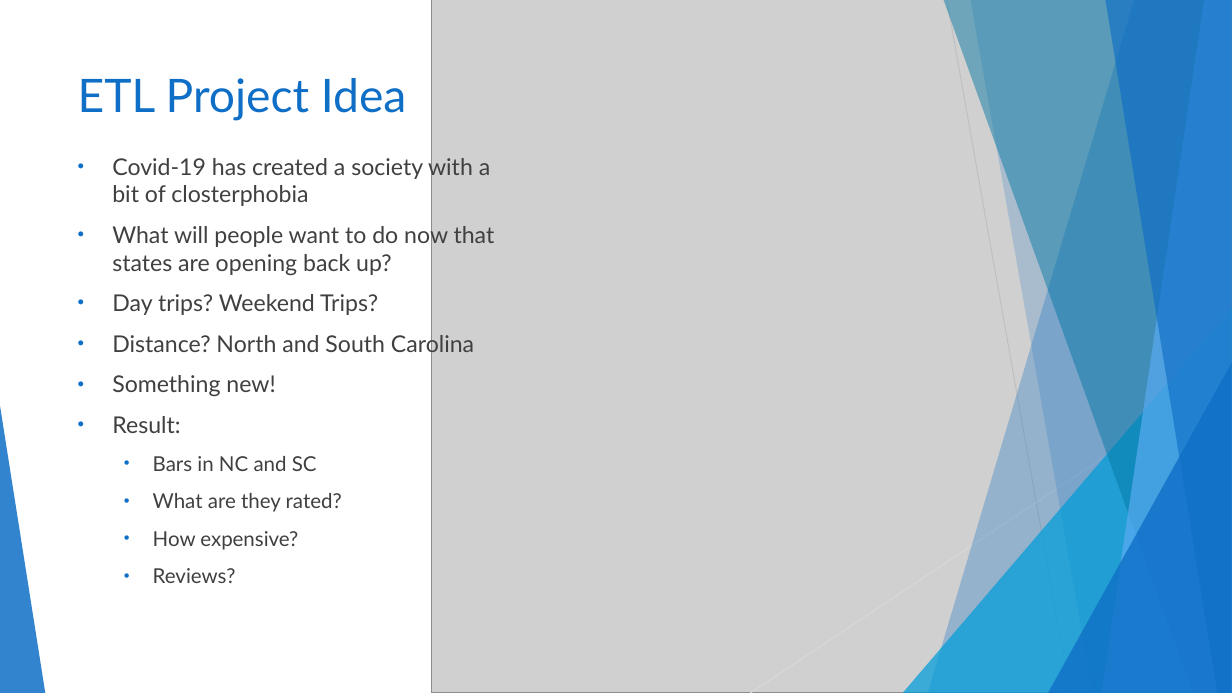
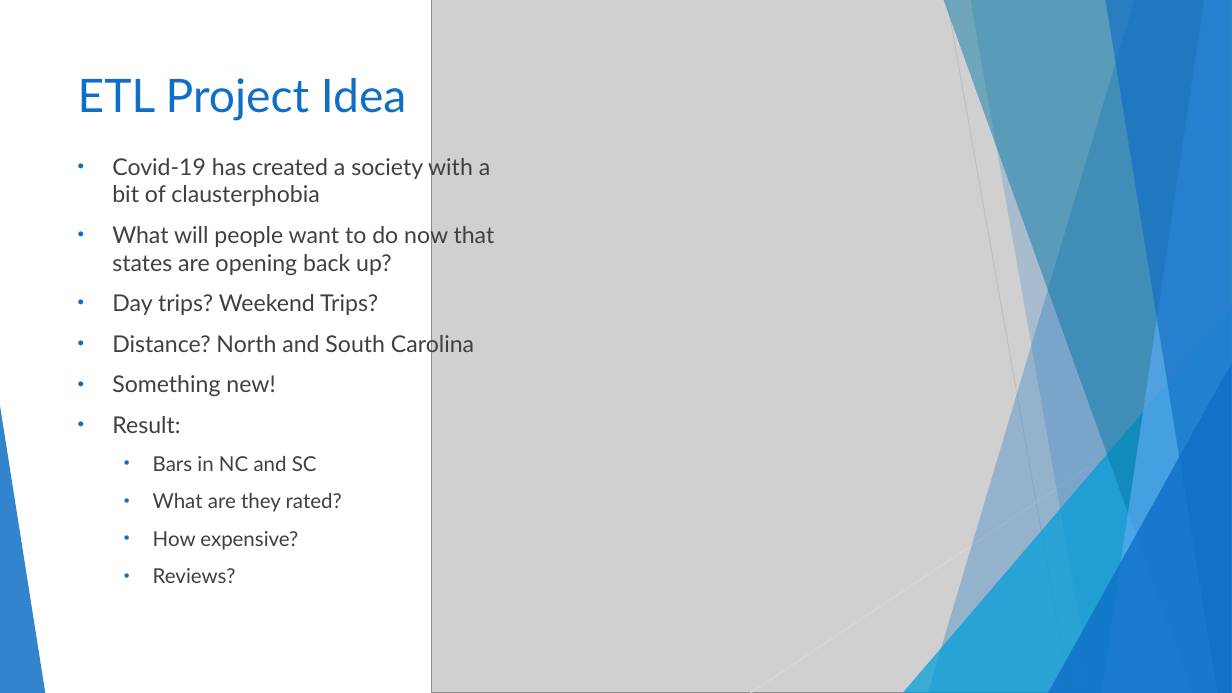
Before and after one commit to melindaeudy/ETL-Project, a slide deck: slide 2 of Carolina Brew.pptx. Drawn at 1232x693 pixels with LibreOffice and Linux fonts; fonts in the diff are those of the drawing; grey boxes stand for pictures. Boxes give left, top, right and bottom in pixels: in the first picture for what was removed or moved away, otherwise in the second. Text is boxed around its words. In the diff, an @@ line names an element or a change of style, - is before the commit and + after.

```diff
--- a/Carolina Brew.pptx
+++ b/Carolina Brew.pptx
@@ text at bbox=[112, 154, 490, 206]: text changed @@
-• Covid-19 has created a society with a bit of closterphobia
+• Covid-19 has created a society with a bit of clausterphobia
```
Also in this commit, not shown: 2 other files.
